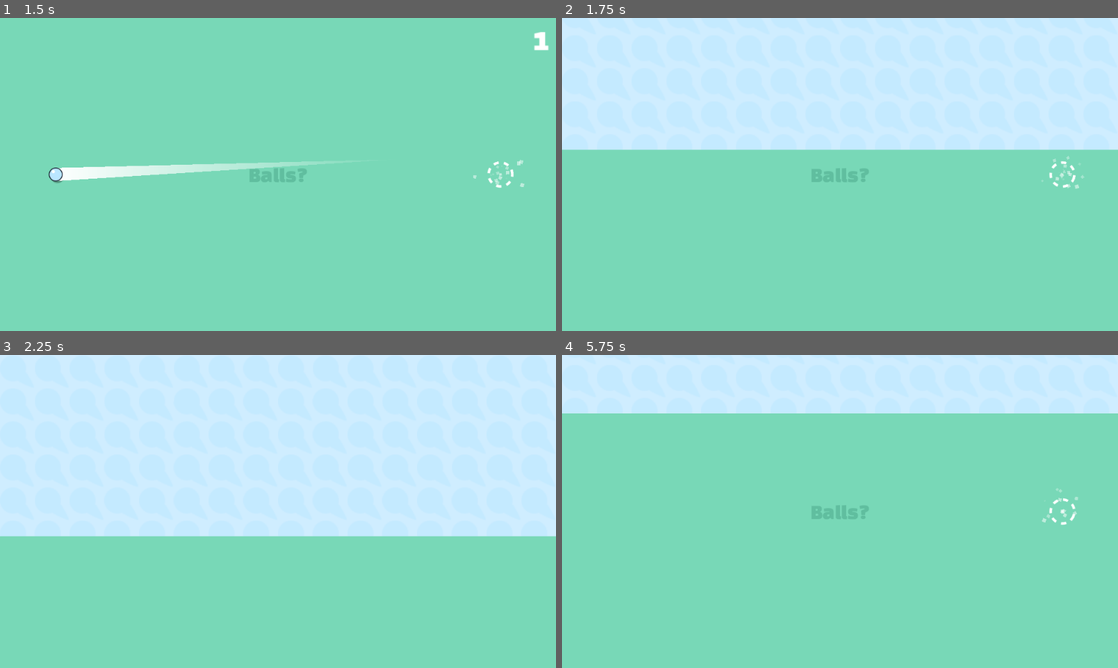
Above: before the commit, frames 1-4 (two rows, left to right).
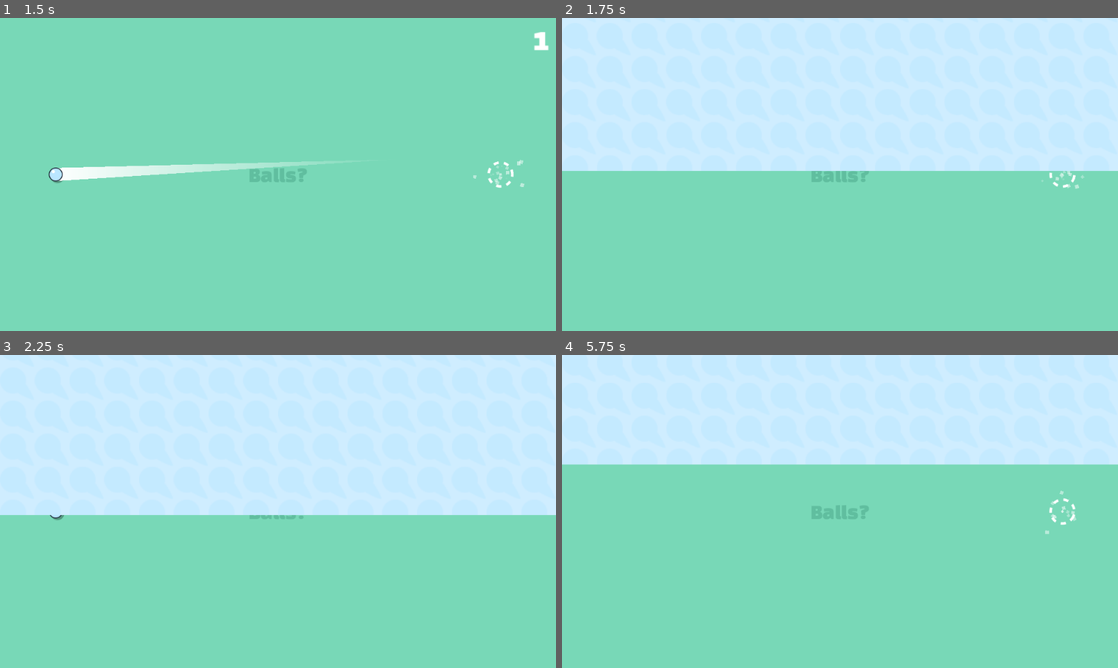
Above: after the commit, the same moments.

Repository: WirelessNine/Re-Cochet
Game: Godot game, scene res://scenes/main/main.tscn
Same seed, same stepped clock (60 frames per second), same inputs: the game is played once before the commit and once after it.
Inputs (mouse positions are in pixels of both pictures, inside the frame that each line leads up to):
- Up to frame 1 (1.5 s): click (122, 168) at 0.5 s; tap Enter (ui_accept) at 1.25 s; move the mouse to (400, 158) at 1.27 s; tap I at 1.35 s; click (400, 158) at 1.42 s
- Up to frame 2 (1.75 s): tap Enter (ui_accept) at 1.52 s
- Up to frame 3 (2.25 s): drag from (166, 527) to (278, 511) at 2.02 s
- Up to frame 4 (5.75 s): move the mouse to (895, 442) at 2.77 s; tap I at 2.85, 4.35 s; drag from (812, 574) to (1062, 511) at 3.52 s; move the mouse to (1006, 558) at 4.27 s; hold A 4.28-5 s; tap Enter (ui_accept) at 4.52 s; drag from (673, 464) to (756, 433) at 5.02 s

Frame 1 is identical in both runs. In frame 2, 6.9% of the frame differs, in the area x 0-100%, y 42-49%; in frame 3, 6.9%; in frame 4, 17%, in the area x 0-100%, y 18-58%.

Commit message:
Tweak the player

Diff:
--- a/scenes/levels/level_08.tscn
+++ b/scenes/levels/level_08.tscn
@@ -25,11 +25,6 @@
 unique_name_in_owner = true
 position = Vector2(496, 256)
 metadata/_scene_painted = true
-
-[node name="Camera2D" type="Camera2D" parent="." unique_id=94666358]
-enabled = false
-zoom = Vector2(0.5, 0.5)
-metadata/_edit_lock_ = true
 
 [node name="Label" type="Label" parent="." unique_id=659194196]
 modulate = Color(0.7294262, 0.74694306, 0.5789778, 1)
--- a/scenes/player/ball.gd
+++ b/scenes/player/ball.gd
@@ -5,7 +5,7 @@
 
 const RETURN_POINT: PackedScene = preload("uid://cfaar6j0h3o0c")
 
-const SPEED: float = 800.0
+const SPEED: float = 1000.0
 const MIN_DISTANCE_FOR_MAX: float = 200.0
 const DRAG_PREVIEW_POINT: int = 1
 
@@ -28,6 +28,7 @@
 @onready var sprite: Sprite2D = %Sprite
 @onready var hit_effect: Sprite2D = %HitEffect
 @onready var particles: GPUParticles2D = %Particles
+@onready var animation_player: AnimationPlayer = %AnimationPlayer
 
 
 func _ready() -> void:
@@ -89,9 +90,11 @@
 	if drag_distance >= MIN_DISTANCE_FOR_MAX:
 		speed_multiplier = 1.0
 	else:
-		speed_multiplier = remap(drag_distance, 1.0, MIN_DISTANCE_FOR_MAX, 0.1, 1.0)
+		speed_multiplier = remap(drag_distance, 1.0, MIN_DISTANCE_FOR_MAX, 0.5, 1.0)
 
 	velocity = drag_direction * (SPEED * speed_multiplier)
+	animation_player.speed_scale = 3.0 * speed_multiplier
+	animation_player.play(&"spin")
 
 
 func _handle_reflection(last_velocity: Vector2) -> void:
--- a/scenes/player/ball.tscn
+++ b/scenes/player/ball.tscn
@@ -18,6 +18,43 @@
 
 [sub_resource type="CircleShape2D" id="CircleShape2D_syx3y"]
 radius = 14.035668
+
+[sub_resource type="Animation" id="Animation_gw4ti"]
+length = 0.001
+tracks/0/type = "value"
+tracks/0/imported = false
+tracks/0/enabled = true
+tracks/0/path = NodePath("Sprite:rotation")
+tracks/0/interp = 1
+tracks/0/loop_wrap = true
+tracks/0/keys = {
+"times": PackedFloat32Array(0),
+"transitions": PackedFloat32Array(1),
+"update": 0,
+"values": [0.0]
+}
+
+[sub_resource type="Animation" id="Animation_fuvcc"]
+resource_name = "spin"
+loop_mode = 1
+tracks/0/type = "value"
+tracks/0/imported = false
+tracks/0/enabled = true
+tracks/0/path = NodePath("Sprite:rotation")
+tracks/0/interp = 1
+tracks/0/loop_wrap = true
+tracks/0/keys = {
+"times": PackedFloat32Array(0, 1),
+"transitions": PackedFloat32Array(1, 1),
+"update": 0,
+"values": [0.0, 6.2831855]
+}
+
+[sub_resource type="AnimationLibrary" id="AnimationLibrary_pqjmp"]
+_data = {
+&"RESET": SubResource("Animation_gw4ti"),
+&"spin": SubResource("Animation_fuvcc")
+}
 
 [node name="Ball" type="CharacterBody2D" unique_id=765945013]
 motion_mode = 1
@@ -68,4 +105,9 @@
 explosiveness = 1.0
 process_material = ExtResource("5_gw4ti")
 
+[node name="AnimationPlayer" type="AnimationPlayer" parent="." unique_id=1364445202]
+unique_name_in_owner = true
+libraries/ = SubResource("AnimationLibrary_pqjmp")
+speed_scale = 3.0
+
 [connection signal="body_entered" from="Area" to="." method="_on_area_body_entered"]
Not shown, changed: kanban_tasks_data.kanban
